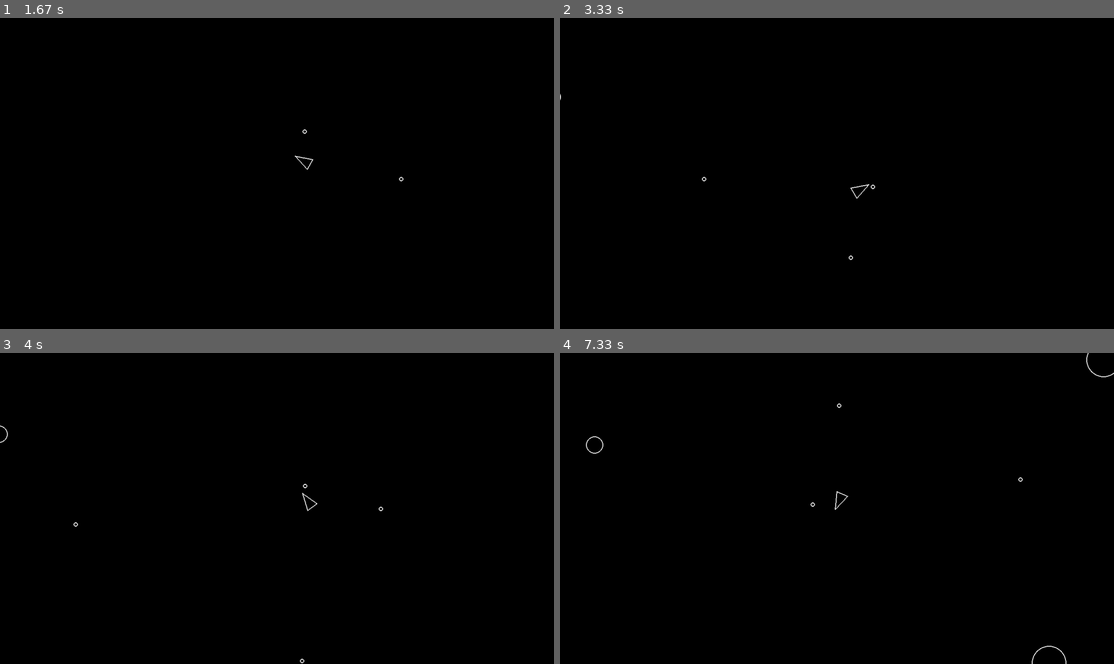
Above: before the commit, frames 1-4 (two rows, left to right).
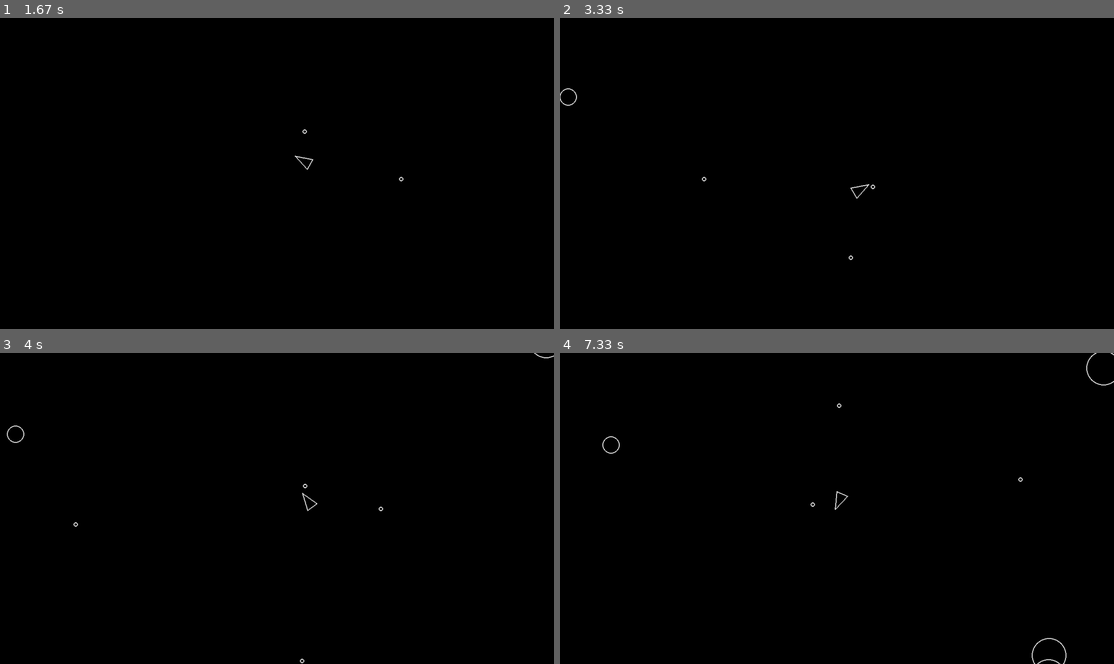
Above: after the commit, the same moments.

Repository: lywgit/rl-asteroids-pygame
Game: pygame game, started from demos/play_basic_ai.py
The game is run twice, just before and just after one commit, with the same random seed, the same clock (stepped at 60 frames per second) and the same inputs.
Inputs:
- Up to frame 1 (1.67 s): no input
- Up to frame 2 (3.33 s): no input
- Up to frame 3 (4 s): no input
- Up to frame 4 (7.33 s): no input

Frame 1 is identical in both runs. In frame 2, less than 0.1% of the frame differs, in the area x 0-4%, y 22-29%; in frame 3, less than 0.1%; in frame 4, 0.3%, in the area x 4-100%, y 0-100%.

Commit message:
Add screen wrapping for proper Asteroids gameplay
- Player wraps around screen edges when moving off-screen
- Asteroids wrap around screen edges to stay in play area
- Shots are removed when they go off-screen (don't wrap)
- Improves game mechanics compared to reference implementation
- Follows classic Asteroids game behavior for better gameplay

Diff:
--- a/asteroids/entities/asteroid.py
+++ b/asteroids/entities/asteroid.py
@@ -1,7 +1,7 @@
 import random
 import pygame
 from .circleshape import CircleShape
-from .constants import ASTEROID_MIN_RADIUS
+from .constants import ASTEROID_MIN_RADIUS, SCREEN_WIDTH, SCREEN_HEIGHT
 
 class Asteroid(CircleShape):
     def __init__(self, x:float, y:float, radius:float):
@@ -12,6 +12,17 @@
 
     def update(self, dt):
         self.position += self.velocity * dt
+
+        # Wrap around screen edges
+        if self.position.x < -self.radius:
+            self.position.x = SCREEN_WIDTH + self.radius
+        elif self.position.x > SCREEN_WIDTH + self.radius:
+            self.position.x = -self.radius
+
+        if self.position.y < -self.radius:
+            self.position.y = SCREEN_HEIGHT + self.radius
+        elif self.position.y > SCREEN_HEIGHT + self.radius:
+            self.position.y = -self.radius
 
     def split(self):
         self.kill()
--- a/asteroids/entities/player.py
+++ b/asteroids/entities/player.py
@@ -1,7 +1,7 @@
 import pygame
 from .circleshape import CircleShape
 from .shot import Shot
-from .constants import PLAYER_RADIUS, PLAYER_TURN_SPEED, PLAYER_SPEED, SHOT_RADIUS, PLAYER_SHOT_SPEED, PLAYER_SHOOT_COOLDOWN
+from .constants import PLAYER_RADIUS, PLAYER_TURN_SPEED, PLAYER_SPEED, SHOT_RADIUS, PLAYER_SHOT_SPEED, PLAYER_SHOOT_COOLDOWN, SCREEN_WIDTH, SCREEN_HEIGHT
 
 class Player(CircleShape):
     def __init__(self, x: float, y: float):
@@ -27,6 +27,17 @@
         forward = pygame.math.Vector2(0,1).rotate(self.rotation)
         self.position += forward * PLAYER_SPEED * dt
 
+        # Wrap around screen edges
+        if self.position.x < 0:
+            self.position.x = SCREEN_WIDTH
+        elif self.position.x > SCREEN_WIDTH:
+            self.position.x = 0
+
+        if self.position.y < 0:
+            self.position.y = SCREEN_HEIGHT
+        elif self.position.y > SCREEN_HEIGHT:
+            self.position.y = 0
+
     def update(self, dt:float):
         self.shoot_timer = max(0, self.shoot_timer-dt)
         # Keyboard input will be handled outside for agent/human play
--- a/asteroids/entities/shot.py
+++ b/asteroids/entities/shot.py
@@ -1,5 +1,6 @@
 import pygame
 from .circleshape import CircleShape
+from .constants import SCREEN_WIDTH, SCREEN_HEIGHT
 
 class Shot(CircleShape):
     def __init__(self, x:float, y:float, radius:float):
@@ -10,3 +11,8 @@
 
     def update(self, dt:float):
         self.position += self.velocity * dt
+
+        # Remove shot when it goes off-screen
+        if (self.position.x < -self.radius or self.position.x > SCREEN_WIDTH + self.radius or
+            self.position.y < -self.radius or self.position.y > SCREEN_HEIGHT + self.radius):
+            self.kill()
